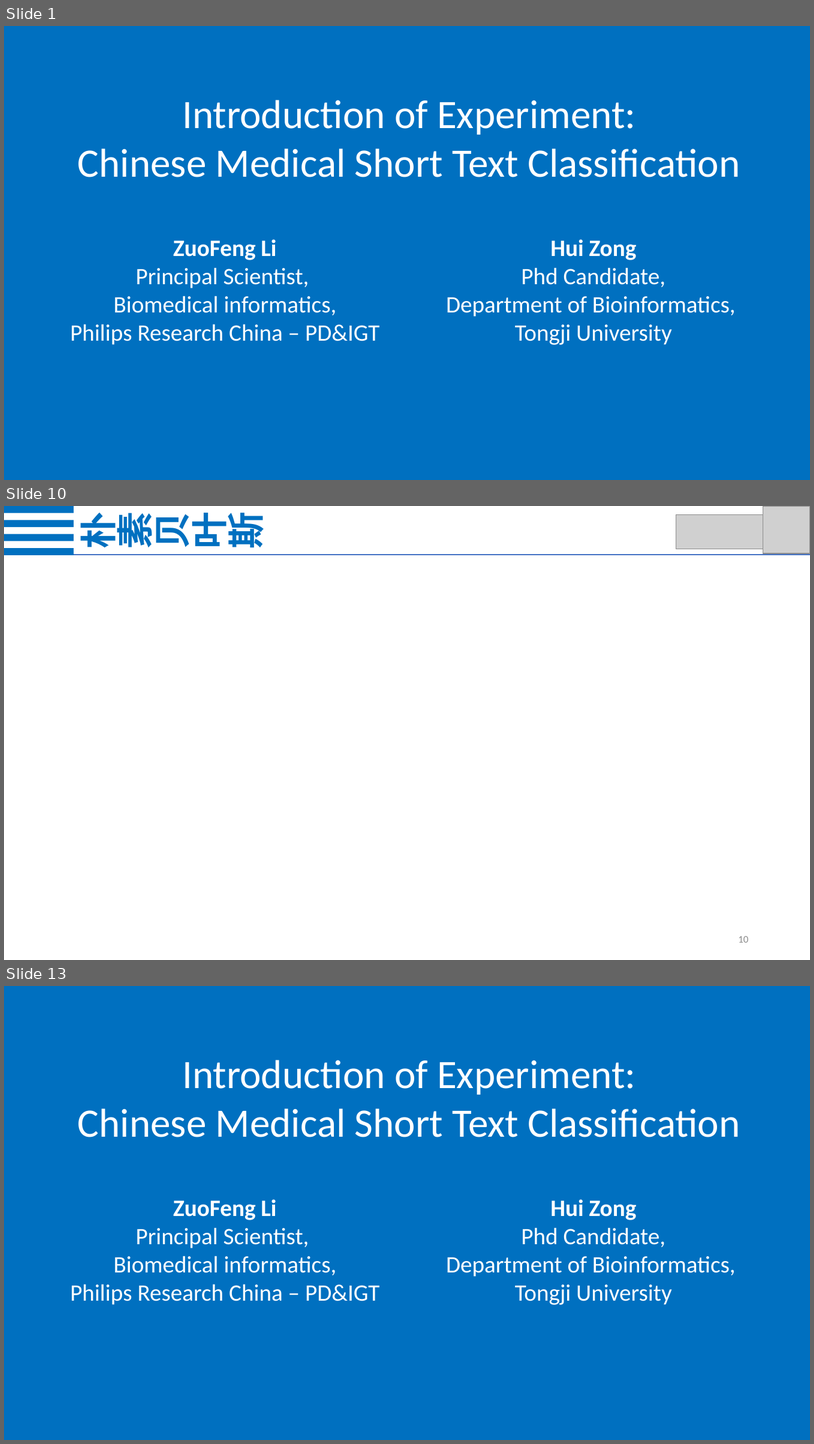
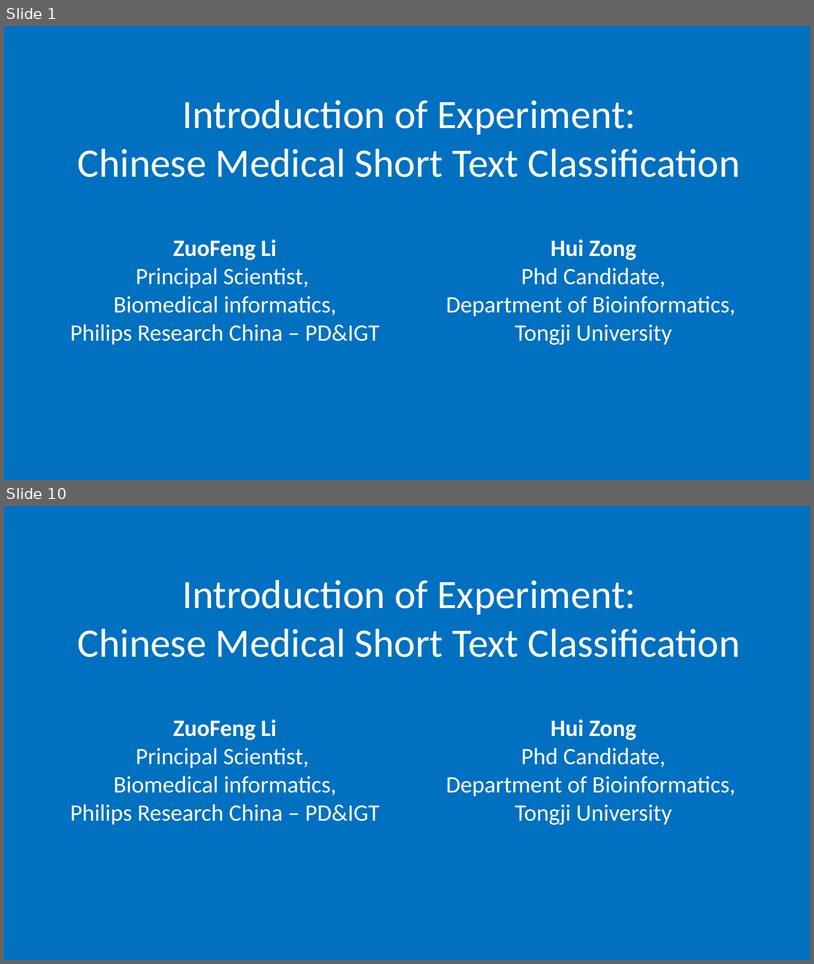
Before and after one commit to zonghui0228/Chinese-Medical-Text-Classification, a slide deck: Chinese_Medical_Text_Classification.pptx. Shown one above the other, each under a label of ours: slides 1, 10 and 13 before the commit, slides 1 and 10 after it; the slides between them are not shown. The pictures are 814x1444 and 814x964 pixels, drawn with LibreOffice and Linux fonts; fonts in the diff are those of the drawing; grey boxes stand for pictures. Boxes give left, top, right and bottom in pixels: in the first picture for what was removed or moved away, otherwise in the second. Text is boxed around its words. In the diff, an @@ line names an element or a change of style, - is before the commit and + after.

```diff
--- a/Chinese_Medical_Text_Classification.pptx
+++ b/Chinese_Medical_Text_Classification.pptx
@@ slide 10 removed at (4,506,810,960), background #FFFFFF @@
@@ text removed at (69,515,270,547) @@
-朴素贝叶斯
@@ picture removed at (677,514,766,549) @@
@@ picture removed at (764,507,810,554) @@
@@ group removed at (4,506,74,556): 4 rectangles @@
@@ line removed from (74, 555) to (810, 555) @@
@@ page number removed at (738,936,749,942) @@
-10
@@ what was slide 13 is now slide 10 @@
```
Also in this commit, not shown: 8 slides changed, 2 other slides removed, 1 other file.
